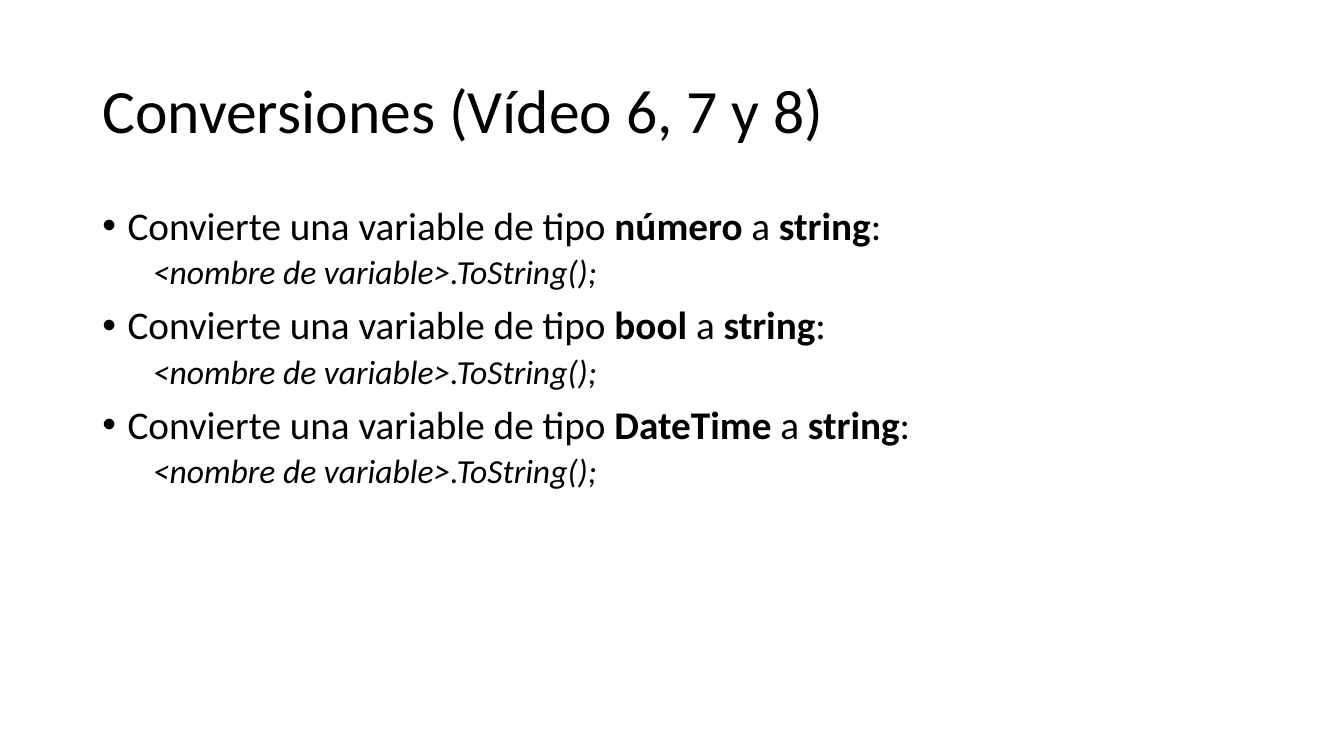
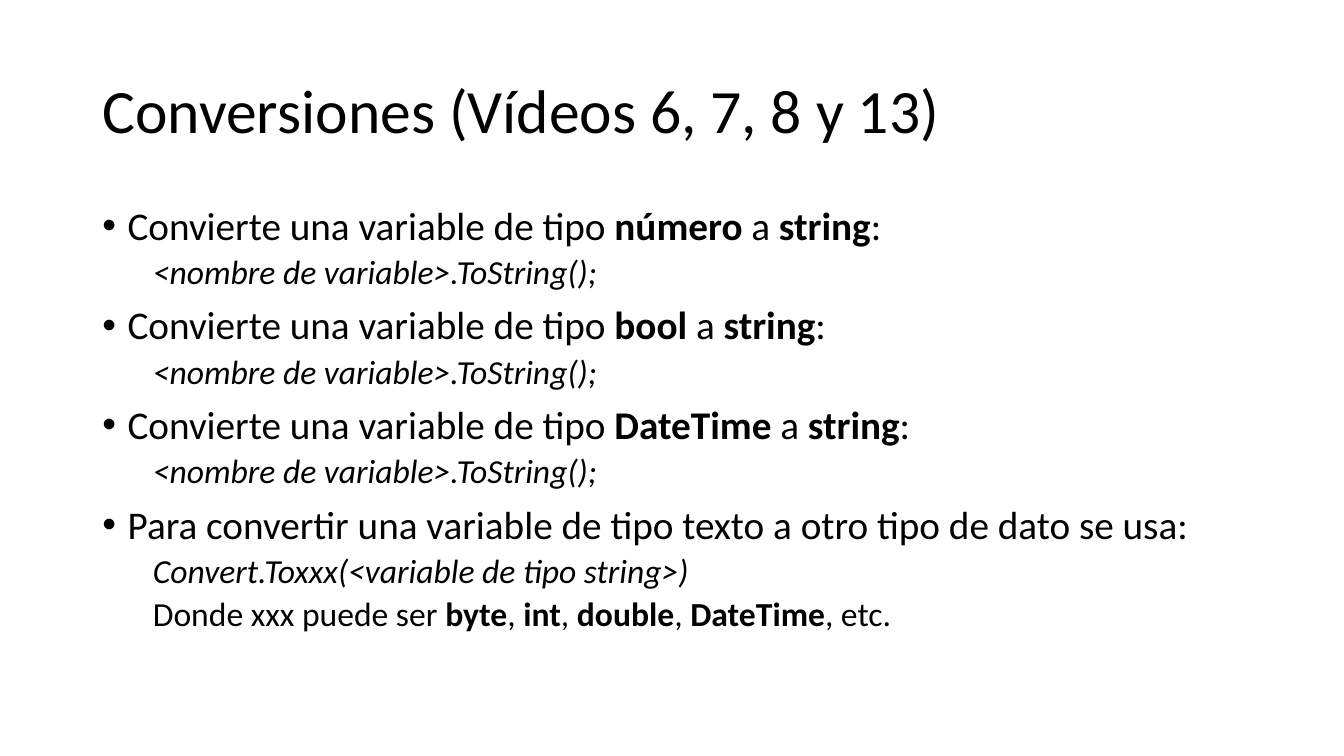
Before and after one commit to Worome/Recetatic, a slide deck: slide 10 of Recetatic/Visual C#.pptx (slide 9 before the commit). Drawn at 1344x756 pixels with LibreOffice and Linux fonts; fonts in the diff are those of the drawing. Boxes give left, top, right and bottom in pixels: in the first picture for what was removed or moved away, otherwise in the second. Text is boxed around its words. In the diff, an @@ line names an element or a change of style, - is before the commit and + after.

```diff
--- a/Recetatic/Visual C#.pptx
+++ b/Recetatic/Visual C#.pptx
@@ title at (x1=102, y1=88, x2=939, y2=143): text changed @@
-Conversiones (Vídeo 6, 7 y 8)
+Conversiones (Vídeos 6, 7, 8 y 13)
@@ text at (x1=128, y1=511, x2=1188, y2=632): paragraphs added @@
+• Para convertir una variable de tipo texto a otro tipo de dato se usa:
+  Convert.Toxxx(<variable de tipo string>)
+  Donde xxx puede ser byte, int, double, DateTime, etc.
```
Also in this commit, not shown: 4 other slides changed, 19 slides added, 2 other files.
